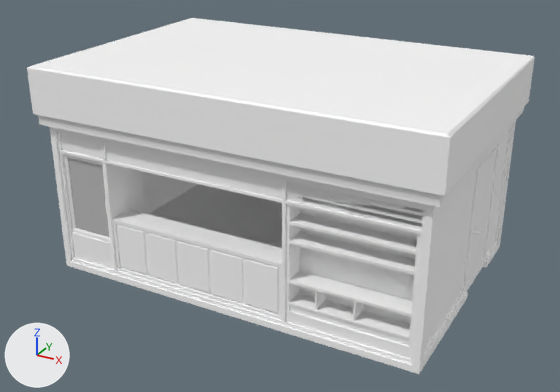
The FBX model Game/Assets/Penn Station/Models/Concessions.fbx: old version first, new version second.
Both versions are drawn from a 50 mm lens placed at (5.31, -9.95, 6.01), pointed at (0.03, -0.35, 1.21). The axes (+X, +Y, +Z) are drawn at lower left. The lights are the same throughout. Where no turn or scale is listed for an object, it has been applied to the vertices. Vertices at the same position are counted once.

Before the edit, the objects in view are built like this:
```python
mat_glass = principled_material('Glass')
mat_glass.base_color = (0.5, 0.5, 0.5)  # grey #bcbcbc
mat_glass.roughness = 0.749
me_mesh = bpy.data.meshes.new('Mesh')
me_mesh.from_pydata(...)  # 450 vertices, 393 faces; spans x -3.11..3.11, y -2.14..2.0, z 0.0..3.26
# faces by material slot: [1, 392]
me_mesh.materials.append(mat_glass)  # grey #bcbcbc
me_mesh.materials.append(mat_concessions_mat)  # white #ffffff
ob_concessions = bpy.data.objects.new('Concessions', me_mesh)
ob_concessions.location = (0.0, 0.0, 0.0)
```
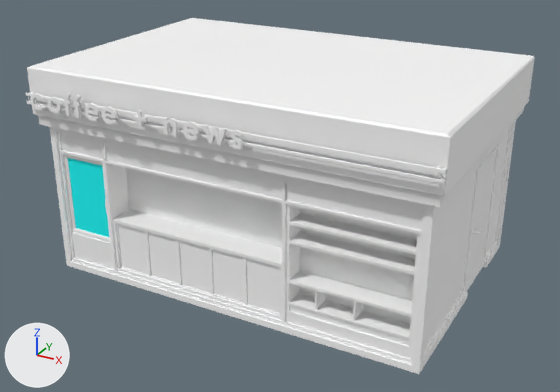
Patch to the scene script:
```diff
--- a/Game/Assets/Penn Station/Models/Concessions.fbx.py
+++ b/Game/Assets/Penn Station/Models/Concessions.fbx.py
@@ mat_glass @@
 mat_glass = principled_material('Glass')
-mat_glass.base_color = (0.5, 0.5, 0.5)  # grey #bcbcbc
+mat_glass.base_color = (0.0, 1.0, 1.0)  # cyan #00ffff
 mat_glass.roughness = 0.749
@@ me_mesh @@
 # used by ob_concessions; location = (0.0, 0.0, 0.0)
-me_mesh.from_pydata(...)  # 450 vertices, 393 faces; spans x -3.11..3.11, y -2.14..2.0, z 0.0..3.26
+me_mesh.from_pydata(...)  # 1412 vertices, 1685 faces; spans x -3.11..3.11, y -2.31..2.0, z 0.0..3.26
+# me_mesh part 1: a new loose piece, a box spanning x -3.106..3.106, y -2.227..-2.199, z 2.724..2.758, in mat_concessions_mat (white #ffffff)
+# me_mesh part 2: a new loose piece, a box spanning x -3.106..3.106, y -2.227..-2.199, z 2.847..2.885, in mat_concessions_mat (white #ffffff)
+# me_mesh part 3: 20 vertices moved from x -1.87..0.87, y -1.94, z 0.24..0.93 to x -1.89..0.89, y -1.91, z 0.22..0.96; 16 vertices removed from x -2.77..2.77, y -1.54..1.84, z 0.18..2.76; 962 vertices added at x -3.08..3.09, y -2.31..-2.13, z 2.68..3.0
 me_mesh.materials.append(mat_glass)
```

What differs and where, as boxes [x1, y1, x2, y2] in the pictures (560 x 392 px):
'Concessions', recoloured, reshaped: before [27, 18, 535, 374]; after [25, 18, 535, 374]
part 1 of me_mesh, added: after [27, 101, 445, 184]
part 2 of me_mesh, added: after [25, 92, 446, 173]
part 3 of me_mesh, built on: before [126, 168, 282, 248]; after [28, 92, 446, 180]
